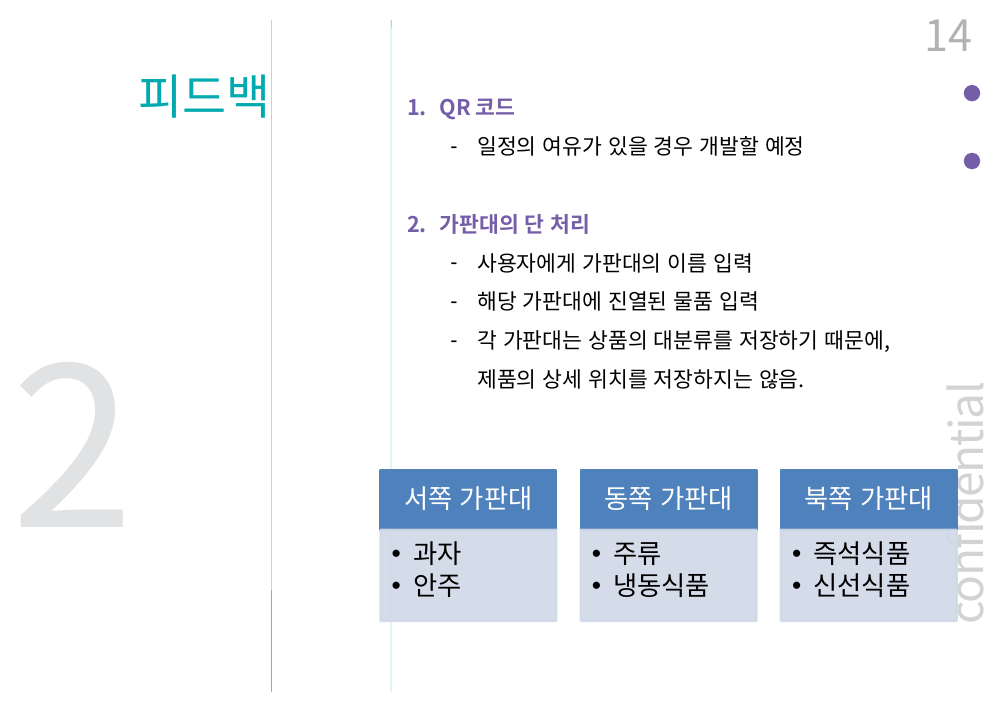
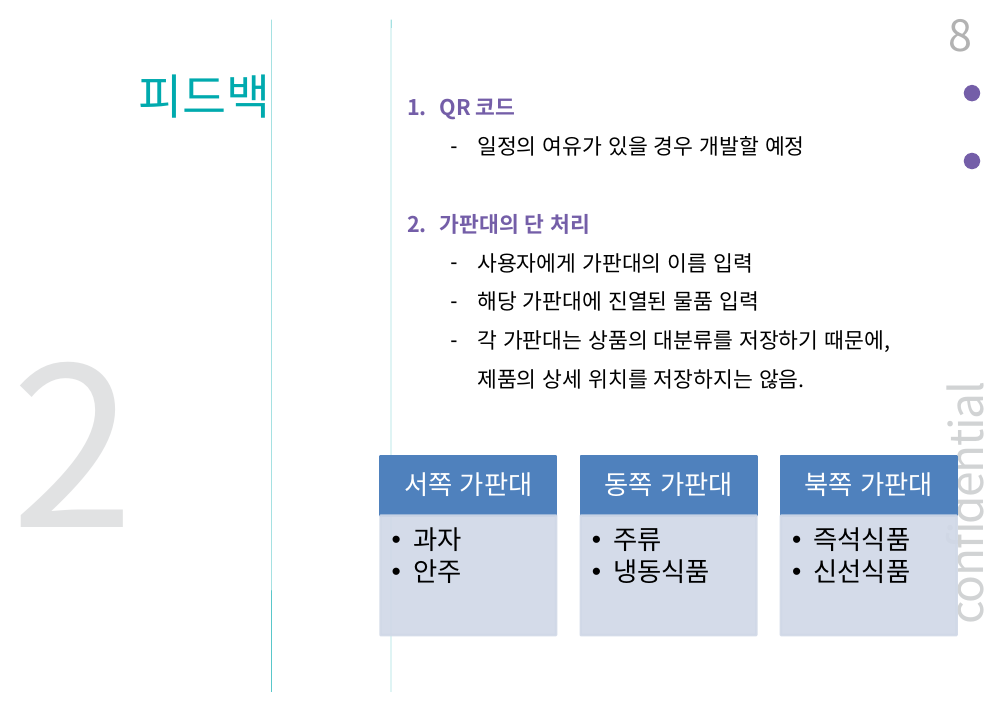
Before and after one commit to BerryWell/CapstoneDesign-2019-02, a slide deck: slide 8 of 제출자료/발표자료/중간_발표_자료_12조.pptx (slide 14 before the commit). Drawn at 1008x713 pixels with LibreOffice and Linux fonts; fonts in the diff are those of the drawing. Boxes give left, top, right and bottom in pixels: in the first picture for what was removed or moved away, otherwise in the second. Text is boxed around its words. In the diff, an @@ line names an element or a change of style, - is before the commit and + after.

```diff
--- a/제출자료/발표자료/중간_발표_자료_12조.pptx
+++ b/제출자료/발표자료/중간_발표_자료_12조.pptx
@@ page number at [948, 19, 972, 52]: text changed @@
-14
+8
@@ 3 texts, 3 rectangles: place and size @@
-3 texts, 3 rectangles at [380, 470, 957, 529]
+3 texts, 3 rectangles at [380, 456, 957, 516]
@@ text "과자": place and size @@
-text "과자" at [413, 541, 461, 597]
+text "과자" at [413, 527, 461, 583]
@@ rectangle: place and size @@
-rectangle at [380, 529, 556, 621]
+rectangle at [380, 516, 556, 635]
@@ text "주류": place and size @@
-text "주류" at [613, 542, 710, 597]
+text "주류" at [613, 528, 710, 583]
@@ rectangle: place and size @@
-rectangle at [581, 529, 757, 621]
+rectangle at [581, 516, 757, 635]
@@ text "즉석식품": place and size @@
-text "즉석식품" at [814, 541, 911, 597]
+text "즉석식품" at [814, 527, 911, 583]
@@ rectangle: place and size @@
-rectangle at [781, 529, 957, 621]
+rectangle at [781, 516, 957, 635]
```
Also in this commit, not shown: 1 other slide changed, 4 slides added, 2 slides removed.
